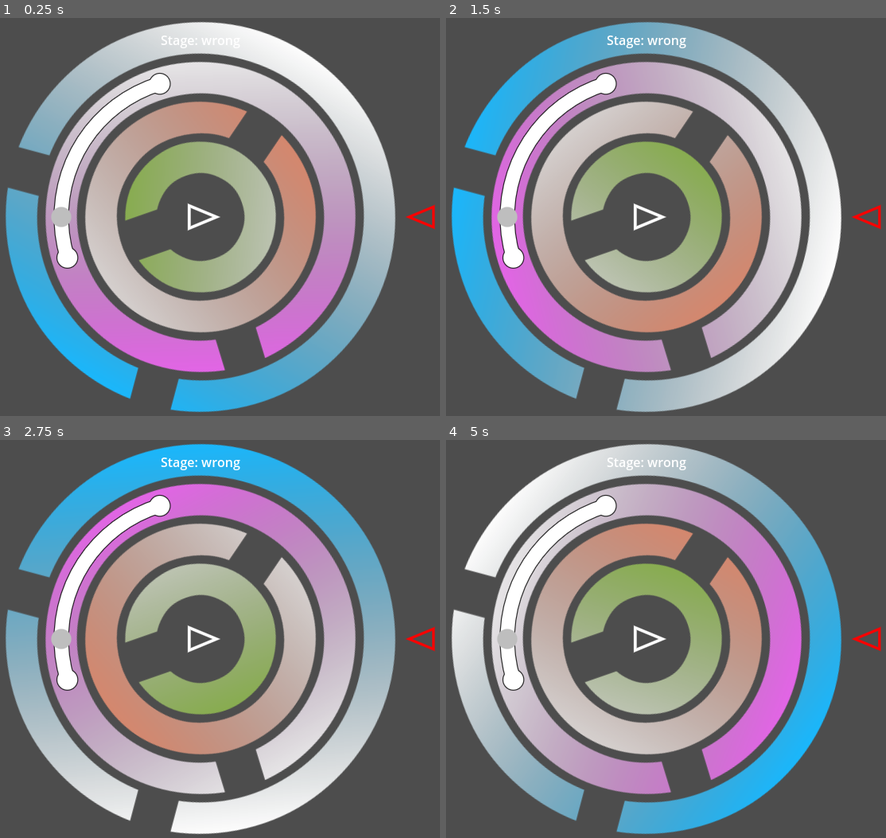
Above: before the commit, frames 1-4 (two rows, left to right).
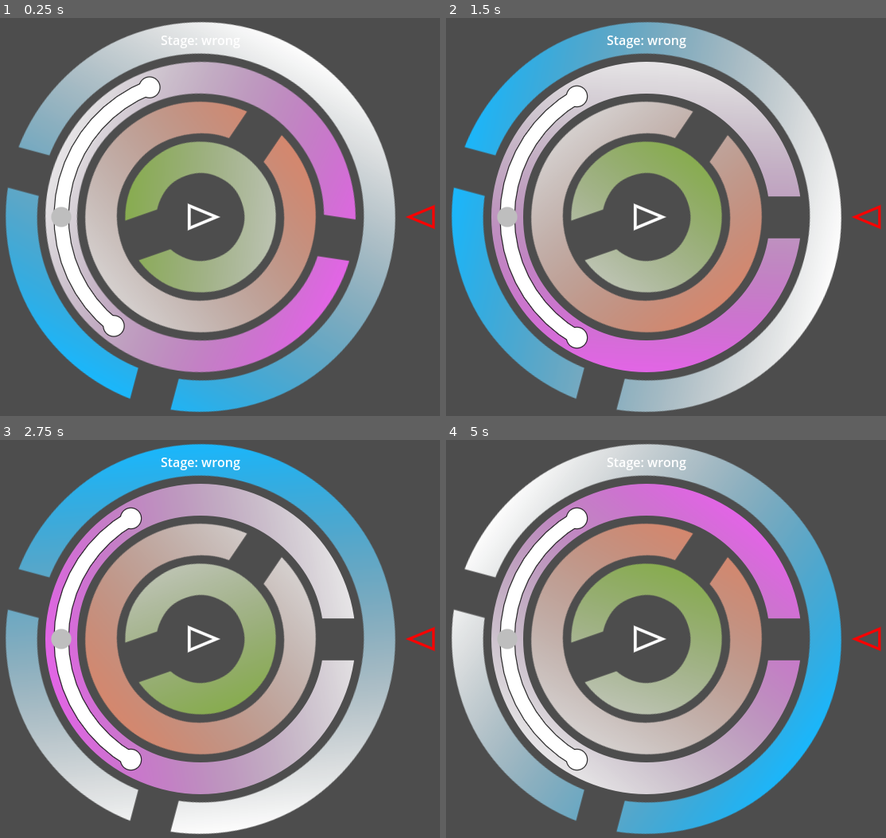
Above: after the commit, the same moments.

Repository: LettucePie/october
Game: Godot game, scene res://game.tscn
The game is run twice, just before and just after one commit, with the same random seed, the same clock (stepped at 60 frames per second) and the same inputs.
Inputs (mouse positions are in pixels of both pictures, inside the frame that each line leads up to):
- Up to frame 1 (0.25 s): no input
- Up to frame 2 (1.5 s): move the mouse to (767, 197) at 0.52 s; click (767, 197) at 0.67 s; move the mouse to (534, 236) at 1.27 s; click (534, 236) at 1.42 s
- Up to frame 3 (2.75 s): move the mouse to (255, 551) at 2.02 s; click (255, 551) at 2.17 s
- Up to frame 4 (5 s): move the mouse to (617, 718) at 2.77 s; click (617, 718) at 2.92 s; move the mouse to (815, 698) at 3.52 s; click (815, 698) at 3.67 s; move the mouse to (481, 579) at 4.27 s; click (481, 579) at 4.42 s

The runs differ from the first frame. In frame 1, 11% of the frame differs, in the area x 10-81%, y 11-89%; in frame 2, 12%; in frame 3, 12%; in frame 4, 12%.

Commit message:
still struggling with 90 degree wraparound

Diff:
--- a/components/channel.gd
+++ b/components/channel.gd
@@ -9,16 +9,16 @@
 const DEF_inner_cap_r : float = 12
 @export var lock_icon : Texture2D
 @export_range(1.0, 4.0, 1.0) var radius_multiplier : float = 1.0
-@export_range(0.0, 360.0, 15.0) var point_a_angle : float = 90
-@export_range(0.0, 360.0, 15.0) var point_b_angle: float = 180
-@export_range(0.0, 360.0, 15.0) var anchor_angle : float = 90
+@export_range(-180.0, 180.0, 15.0) var point_a_angle : float = 0.0
+@export_range(-180.0, 180.0, 15.0) var point_b_angle: float = 0.0
+@export_range(-180.0, 180.0, 15.0) var anchor_angle : float = 0.0
 var point_a : Vector2 = Vector2.ZERO
 var point_b : Vector2 = Vector2.ZERO
 var anchor_point : Vector2 = Vector2.ZERO
 var arc_points : int = 10
 var starting_rot : float = 0.0
-@onready var clamp_a : float = deg_to_rad(point_a_angle - (90 - anchor_angle))
-@onready var clamp_b : float = deg_to_rad(point_b_angle - (90 - anchor_angle))
+@onready var clamp_a : float = 0.0
+@onready var clamp_b : float = 0.0
 
 
 func _ready() -> void:
@@ -28,17 +28,17 @@
 
 func _process(delta) -> void:
 	point_a = self.position + (
-		Vector2.DOWN.rotated(deg_to_rad(point_a_angle)) * (DEF_radius * radius_multiplier + 25)
+		Vector2.RIGHT.rotated(deg_to_rad(point_a_angle + 180)) * (DEF_radius * radius_multiplier + 25)
 	)
 	point_b = self.position + (
-		Vector2.DOWN.rotated(deg_to_rad(point_b_angle)) * (DEF_radius * radius_multiplier + 25)
+		Vector2.RIGHT.rotated(deg_to_rad(point_b_angle + 180)) * (DEF_radius * radius_multiplier + 25)
 	)
 	arc_points = 10 + int(3 * radius_multiplier)
 	anchor_point = self.position + (
-		Vector2.DOWN.rotated(deg_to_rad(anchor_angle) - self.global_rotation) * (DEF_radius * radius_multiplier + 25)
+		Vector2.RIGHT.rotated(deg_to_rad(anchor_angle + 180) - self.global_rotation) * (DEF_radius * radius_multiplier + 25)
 	)
-	clamp_a = deg_to_rad(point_a_angle - (90 - anchor_angle))
-	clamp_b = deg_to_rad(point_b_angle - (90 - anchor_angle))
+	clamp_a = deg_to_rad(point_a_angle)
+	clamp_b = deg_to_rad(point_b_angle)
 	queue_redraw()
 
 
@@ -48,8 +48,8 @@
 	draw_arc(
 		self.position,
 		DEF_radius * radius_multiplier + 25,
-		deg_to_rad(point_a_angle + 90),
-		deg_to_rad(point_b_angle + 90),
+		deg_to_rad(point_a_angle + 180),
+		deg_to_rad(point_b_angle + 180),
 		arc_points,
 		Color.BLACK,
 		DEF_outer_arc_w,
@@ -77,8 +77,8 @@
 	draw_arc(
 		self.position,
 		DEF_radius * radius_multiplier + 25,
-		deg_to_rad(point_a_angle + 90),
-		deg_to_rad(point_b_angle + 90),
+		deg_to_rad(point_a_angle + 180),
+		deg_to_rad(point_b_angle + 180),
 		arc_points,
 		Color.WHITE,
 		DEF_inner_arc_w,
--- a/rings/ring_2a.tscn
+++ b/rings/ring_2a.tscn
@@ -34,5 +34,5 @@
 
 [node name="channel" parent="." instance=ExtResource("4_awhe1")]
 radius_multiplier = 3.0
-point_a_angle = 0.0
-point_b_angle = 90.0
+point_a_angle = -60.0
+point_b_angle = 60.0
